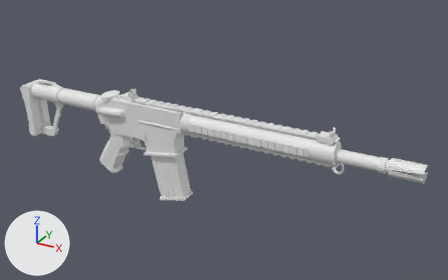
An edit to the Blender file Assets/Models/AR-34.blend, drawn before and after from the same camera.
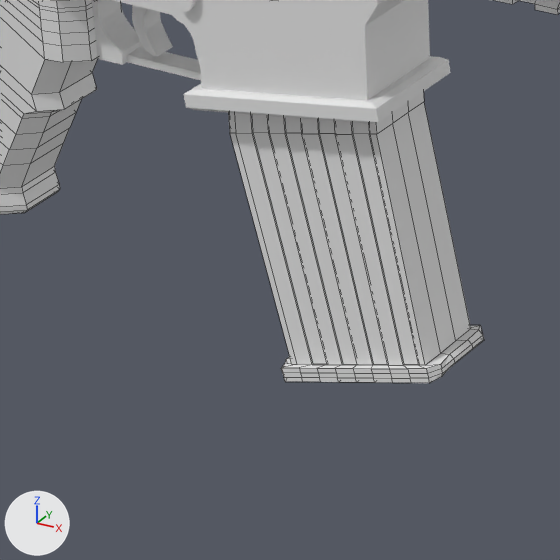
There are two pictures of each version: one whole from a 50 mm camera at (6.63, -10.46, 5.71) aimed at (0.45, 0.77, 0.1), one close up on the part from 25% to 46% of the width and 49% to 82% of the height. Every picture has the same lights, and +X, +Y and +Z are marked at lower left. The close-ups show mesh edges as thin lines.

The scene before the commit, as lines of its bpy script (objects in view):
```python
me_cube_001 = bpy.data.meshes.new('Cube.001')
me_cube_001.from_pydata(...)  # 3033 vertices, 2544 faces; spans x -8.56..2.22, y -1.87..3.67, z -1.16..1.16
me_cube_006 = bpy.data.meshes.new('Cube.006')
me_cube_006.from_pydata(...)  # 424 vertices, 422 faces; spans x -3.15..1.56, y -1.0..1.03, z -1.21..5.98
me_cube_011 = bpy.data.meshes.new('Cube.011')
me_cube_011.from_pydata(...)  # 272 vertices, 270 faces; spans x -1.42..1.45, y -1.19..1.19, z -1.94..3.12
ob_cube = bpy.data.objects.new('Cube', me_cube_001)
ob_cube.location = (-0.708, 0.358, -0.005)
ob_cube.rotation_euler = (1.571, 0.0, 0.0)  # degrees (90, 0, 0)
ob_cube.scale = (0.218, 0.218, 0.218)
ob_cube_003 = bpy.data.objects.new('Cube.003', me_cube_011)
ob_cube_003.location = (-0.717, 0.361, -0.895)
ob_cube_003.rotation_euler = (0.0, -0.259, 0.0)  # degrees (0, -15, 0)
ob_cube_003.scale = (0.29, 0.167, 0.29)
ob_cube_004 = bpy.data.objects.new('Cube.004', me_cube_006)
ob_cube_004.location = (-2.391, 0.346, -0.909)
ob_cube_004.rotation_euler = (0.0, 0.433, 0.0)  # degrees (0, 25, 0)
ob_cube_004.scale = (0.169, 0.169, 0.169)
```
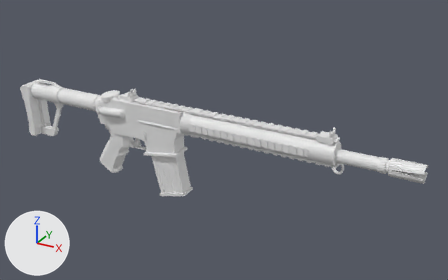
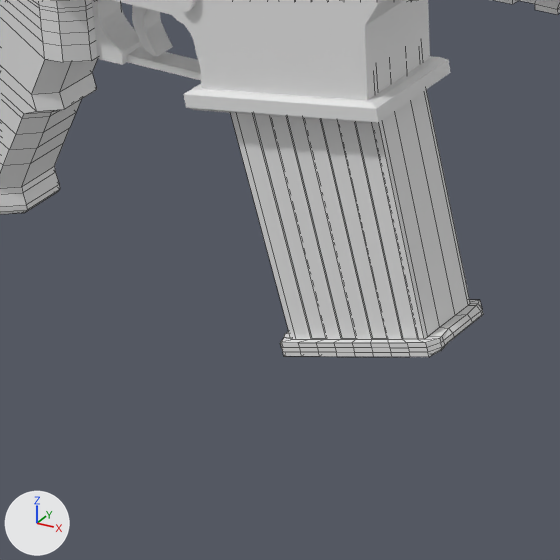
Pixel boxes [x1, y1, x2, y2] of what changed, in the close-ups (560 x 560 px):
```json
{"object": "Cube.003", "change": "reshaped, moved", "before": [229, 92, 484, 383], "after": [230, 90, 483, 357]}
{"part": 1, "of": "me_cube_011", "change": "built on", "before": [285, 92, 484, 376], "after": [284, 90, 483, 349]}
```

Edits to the scene script, one JSON object a line:
```json
{"block": "me_cube_011", "where": "# used by ob_cube_003; location = (-0.717, 0.361, -0.895); rotation_euler = (0.0, -0.259, 0.0), in degrees (0, -15, 0); scale = (0.29, 0.167, 0.29)"}
{"op": "remove", "block": "me_cube_011", "code": "me_cube_011.from_pydata(...)  # 272 vertices, 270 faces; spans x -1.42..1.45, y -1.19..1.19, z -1.94..3.12"}
{"op": "add", "block": "me_cube_011", "code": "me_cube_011.from_pydata(...)  # 380 vertices, 378 faces; spans x -1.42..1.45, y -1.19..1.19, z -1.94..3.31"}
{"block": "me_cube_011", "change": "me_cube_011 part 1"}
{"block": "me_cube_011", "change": "4 vertices are removed from x -0.46..1.09, y -0.57..0.53, z 2.68..3.02"}
{"block": "me_cube_011", "change": "64 faces are deleted"}
{"block": "me_cube_011", "change": "10 vertices move from x -0.2..0.83, y -0.54..0.5, z 2.74..2.97 to x -0.15..0.83, y -0.9..0.92, z 2.74..3.17"}
{"block": "me_cube_011", "change": "72 vertices are added at x -1.42..1.23, y -1.1..1.1, z -1.94..3.31"}
{"block": "me_cube_011", "change": "6 new vertices lie (0.0, -0.1, 0.0) away from vertices in x 0.2..1.45, y 1.0..1.19, z -1.93..2.62"}
{"block": "me_cube_011", "change": "5 new vertices lie (0.0, -0.08, 0.0) away from vertices in x -1.31..1.23, y 0.9..1.19, z -1.93..-1.8"}
{"block": "me_cube_011", "change": "5 new vertices lie (0.0, 0.13, 0.0) away from vertices in x 0.2..1.45, y -1.19..-1.0, z -1.93..2.62"}
{"block": "me_cube_011", "change": "6 new vertices lie (-0.04, 0.0, -0.18) away from vertices in x 0.31..1.34, y -0.87..0.9, z 2.62..2.85"}
{"block": "me_cube_011", "change": "6 new vertices lie (-0.24, 0.0, -1.08) away from vertices in x 0.27..1.3, y -0.89..0.92, z 2.44..2.67"}
{"block": "me_cube_011", "change": "6 new vertices lie (-0.05, 0.0, -0.19) away from vertices in x 0.57..1.09, y -0.88..0.91, z 2.68..2.8"}
{"block": "me_cube_011", "change": "6 new vertices lie (-0.24, 0.0, -1.07) away from vertices in x -0.76..1.04, y -0.9..0.92, z 2.49..2.89"}
{"block": "me_cube_011", "change": "172 new faces join them"}
{"op": "set", "path": "ob_cube_003.location", "old": "(-0.717, 0.361, -0.895)", "new": "(-0.717, 0.361, -0.782)"}
```
